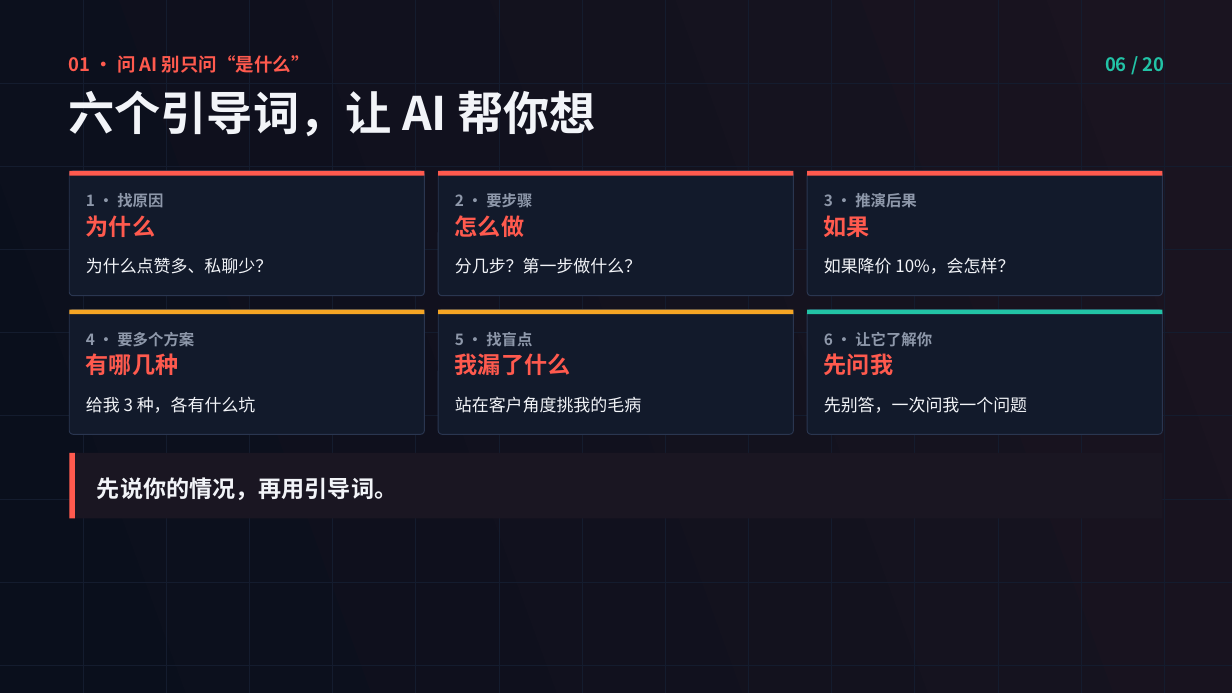
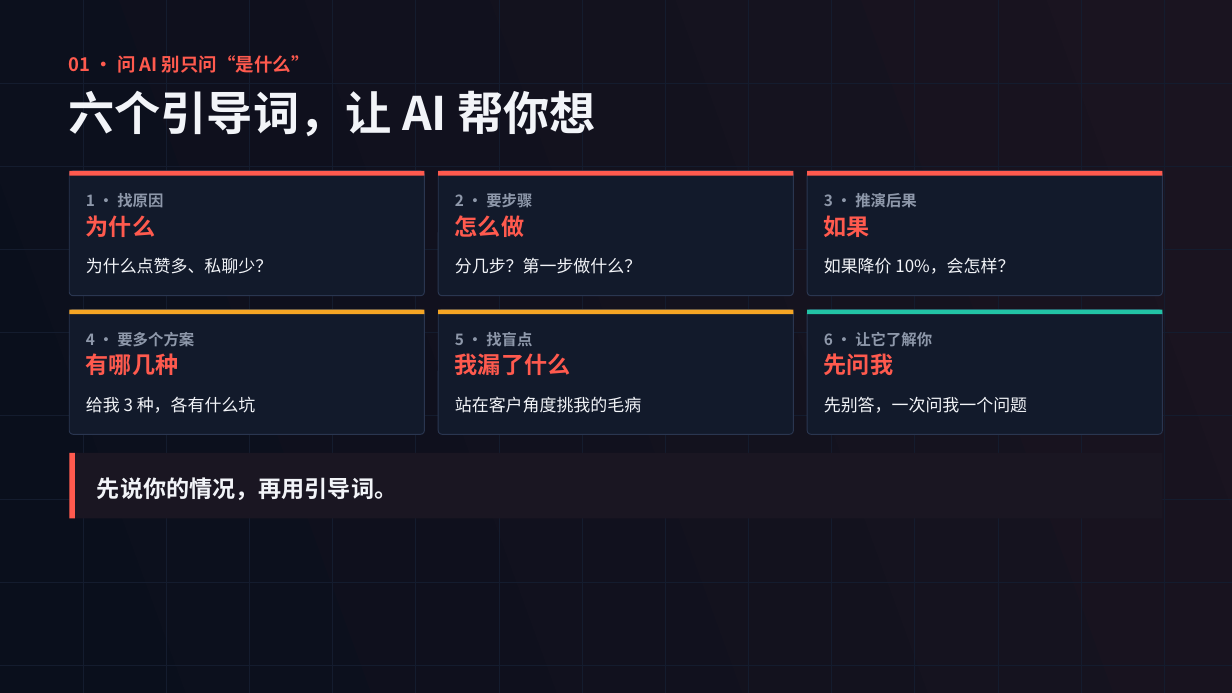
Before and after one commit to yayaaimengzhu-ops/plan, a slide deck: slide 6 of 11-04 先问对再让AI懂你-演示文稿·可编辑.pptx. Drawn at 1232x693 pixels with LibreOffice and Linux fonts; fonts in the diff are those of the drawing. Boxes give left, top, right and bottom in pixels: in the first picture for what was removed or moved away, otherwise in the second. Text is boxed around its words. In the diff, an @@ line names an element or a change of style, - is before the commit and + after.

```diff
--- a/11-04 先问对再让AI懂你-演示文稿·可编辑.pptx
+++ b/11-04 先问对再让AI懂你-演示文稿·可编辑.pptx
@@ text removed at <box>1105,57,1164,71</box> @@
-06 / 20
```
Also in this commit, not shown: 19 other slides changed.
